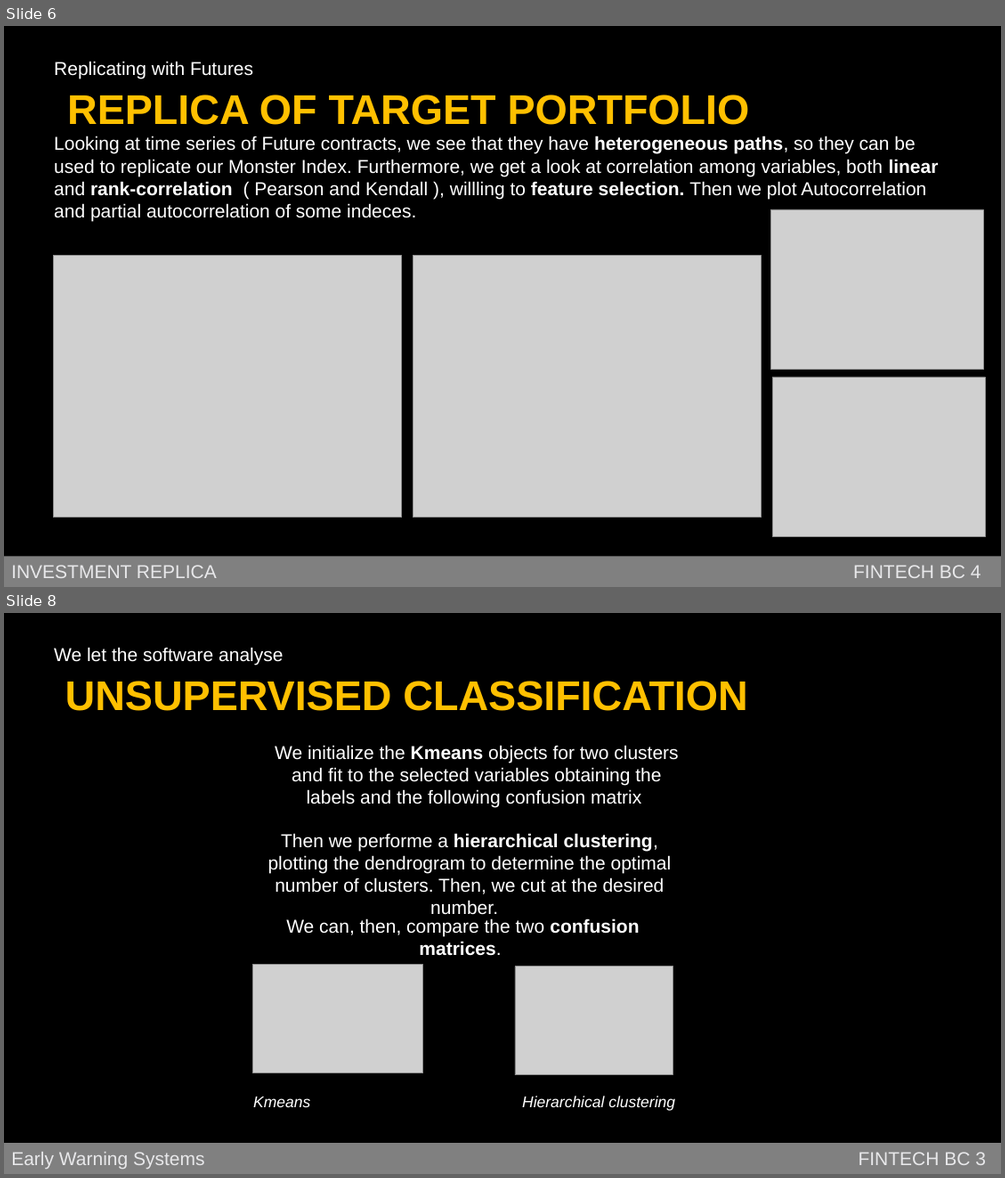
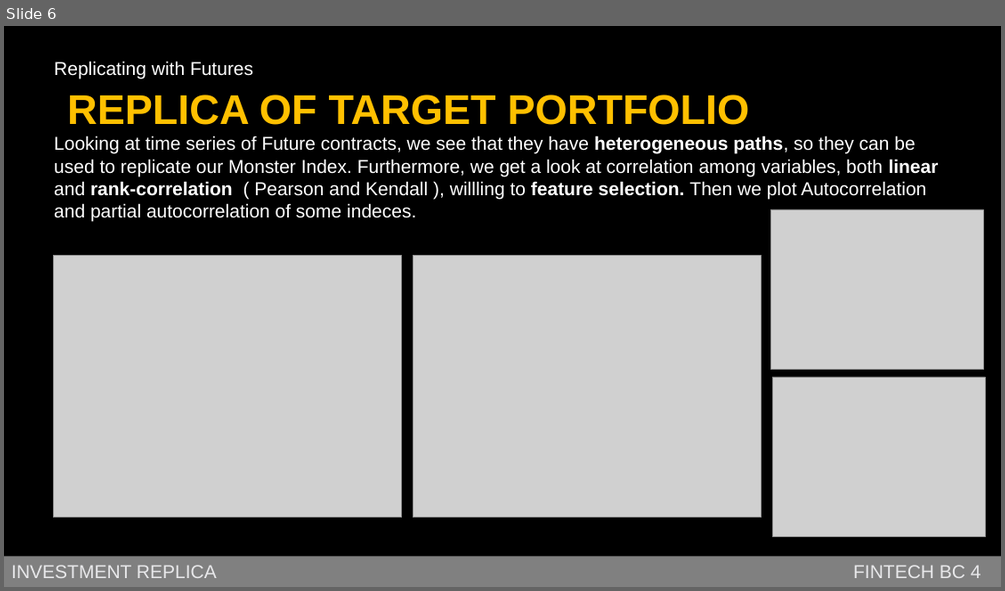
Before and after one commit to jstringara/Fintech, a slide deck: BC4/Bozza.pptx. Shown one above the other, each under a label of ours: slides 6 and 8 before the commit, slide 6 after it; the slides between them are not shown. The pictures are 1005x1178 and 1005x591 pixels, drawn with LibreOffice and Linux fonts; fonts in the diff are those of the drawing; grey boxes stand for pictures; background and template pictures are left out. Boxes give left, top, right and bottom in pixels: in the first picture for what was removed or moved away, otherwise in the second. Text is boxed around its words. In the diff, an @@ line names an element or a change of style, - is before the commit and + after.

```diff
--- a/BC4/Bozza.pptx
+++ b/BC4/Bozza.pptx
@@ slide 8 removed at <box>4,613,1001,1174</box>, background picture (left out) @@
@@ text removed at <box>54,647,283,666</box> @@
-We let the software analyse
@@ text removed at <box>65,681,747,711</box> @@
-UNSUPERVISED CLASSIFICATION
@@ text removed at <box>275,745,678,808</box> @@
-We initialize the Kmeans objects for two clusters and fit to the selected variables obtaining the labels and the following confusion matrix
@@ text removed at <box>268,833,672,894</box> @@
-Then we performe a hierarchical clustering, plotting the dendrogram to determine the optimal number of clusters. Then, we cut at the desired number.
@@ text removed at <box>286,918,639,956</box> @@
-We can, then, compare the two confusion matrices.
@@ picture removed at <box>253,965,423,1073</box> @@
@@ picture removed at <box>515,966,672,1074</box> @@
@@ text removed at <box>253,1096,310,1107</box> @@
-Kmeans
@@ text removed at <box>522,1095,675,1111</box> @@
-Hierarchical clustering
@@ rectangle removed at <box>4,1143,1001,1174</box> @@
-Early Warning Systems FINTECH BC 3
```
Also in this commit, not shown: 2 slides added, 1 other slide removed, 1 other file.
